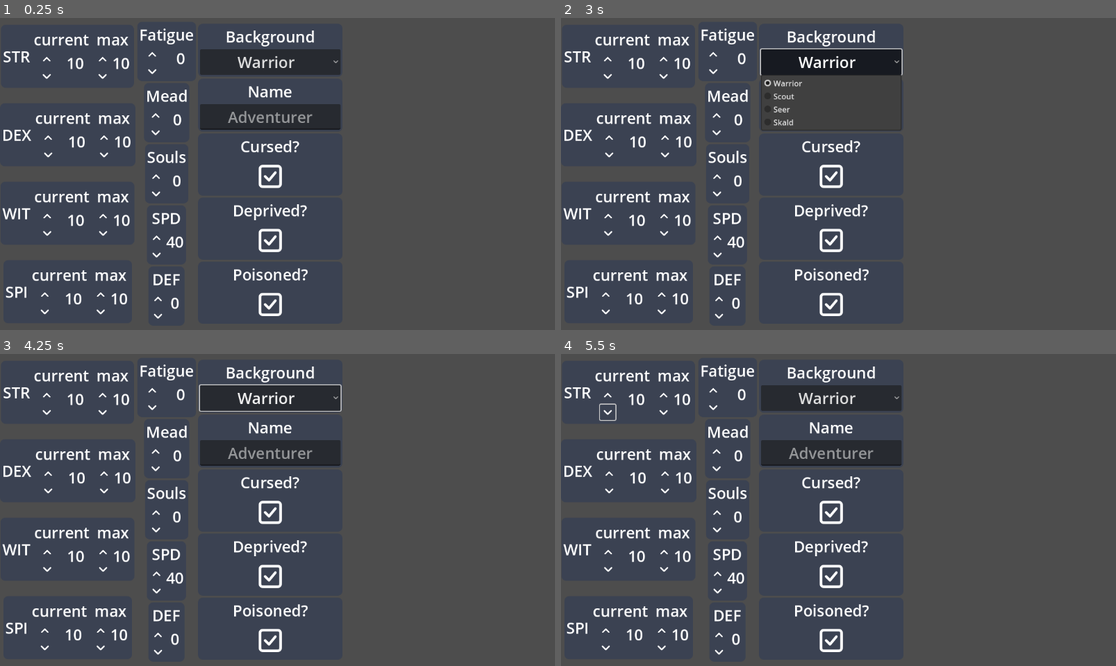
Above: before the commit, frames 1-4 (two rows, left to right).
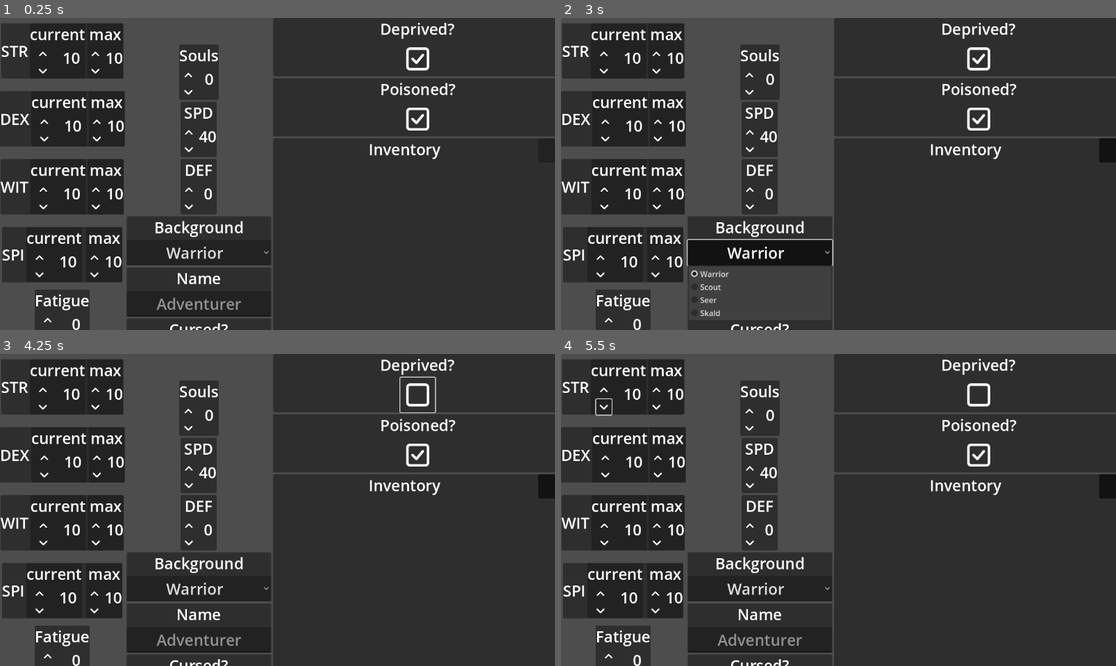
Above: after the commit, the same moments.

Repository: beardy-dev/advent-of-game-dev-2025
Game: Godot game, scene res://main.tscn
The game is run twice, just before and just after one commit, with the same random seed, the same clock (stepped at 60 frames per second) and the same inputs.
Inputs (mouse positions are in pixels of both pictures, inside the frame that each line leads up to):
- Up to frame 1 (0.25 s): no input
- Up to frame 2 (3 s): click (1110, 149) at 0.52 s; click (605, 58) at 1.27 s; click (605, 77) at 2.02 s; click "Warrior" at 2.75 s
- Up to frame 3 (4.25 s): click (416, 394) at 3.52 s
- Up to frame 4 (5.5 s): click (605, 394) at 4.27 s; click (605, 413) at 5.02 s

The runs differ from the first frame. In frame 1, 80% of the frame differs, in the area x 0-100%, y 0-100%; in frame 2, 75%; in frame 3, 80%; in frame 4, 80%.

Commit message:
attempting to fix issues with using constructors and preloading to instantiate new components

Diff:
--- a/LabeledCheckBox.tscn
+++ /dev/null
@@ -1 +0,0 @@
-[gd_scene format=3 uid="uid://bx71iepnnstmh"]
--- /dev/null
+++ b/assets/add-icon.svg
@@ -0,0 +1,12 @@
+<!DOCTYPE svg PUBLIC "-//W3C//DTD SVG 1.1//EN" "http://www.w3.org/Graphics/SVG/1.1/DTD/svg11.dtd">
+
+<!-- Uploaded to: SVG Repo, www.svgrepo.com, Transformed by: SVG Repo Mixer Tools -->
+<svg width="64px" height="64px" viewBox="0 0 24 24" xmlns="http://www.w3.org/2000/svg" fill="#ffffff" stroke="#ffffff">
+
+<g id="SVGRepo_bgCarrier" stroke-width="0"/>
+
+<g id="SVGRepo_tracerCarrier" stroke-linecap="round" stroke-linejoin="round"/>
+
+<g id="SVGRepo_iconCarrier"> <title/> <g id="Complete"> <g data-name="add" id="add-2"> <g> <line fill="none" stroke="#ffffff" stroke-linecap="round" stroke-linejoin="round" stroke-width="2" x1="12" x2="12" y1="19" y2="5"/> <line fill="none" stroke="#ffffff" stroke-linecap="round" stroke-linejoin="round" stroke-width="2" x1="5" x2="19" y1="12" y2="12"/> </g> </g> </g> </g>
+
+</svg>
--- /dev/null
+++ b/components/InventoryComponent/InventoryComponent.tscn
@@ -0,0 +1,53 @@
+[gd_scene load_steps=4 format=3 uid="uid://p0atvmt7l3fd"]
+
+[ext_resource type="Script" path="res://components/InventoryComponent/script_InventoryComponent.gd" id="1_evvcv"]
+
+[node name="InventoryComponent" type="PanelContainer"]
+custom_minimum_size = Vector2(600, 400)
+offset_right = 800.0
+offset_bottom = 400.0
+size_flags_horizontal = 3
+size_flags_vertical = 3
+script = ExtResource("1_evvcv")
+
+[node name="VBoxContainer" type="VBoxContainer" parent="."]
+layout_mode = 2
+
+[node name="HeaderContainer" type="HBoxContainer" parent="VBoxContainer"]
+layout_mode = 2
+alignment = 1
+
+[node name="ItemTypePopUpMenu" type="PopupMenu" parent="VBoxContainer/HeaderContainer"]
+title = "Item Types"
+position = Vector2i(700, 50)
+always_on_top = true
+extend_to_title = true
+keep_title_visible = true
+allow_search = false
+item_count = 1
+item_0/text = "Weapon"
+item_0/id = 0
+
+[node name="Title" type="Label" parent="VBoxContainer/HeaderContainer"]
+layout_mode = 2
+size_flags_horizontal = 3
+size_flags_vertical = 1
+theme_override_font_sizes/font_size = 32
+text = "Inventory"
+horizontal_alignment = 1
+
+[node name="AddItemButton" type="Button" parent="VBoxContainer/HeaderContainer"]
+custom_minimum_size = Vector2(50, 50)
+layout_mode = 2
+size_flags_horizontal = 8
+size_flags_vertical = 4
+toggle_mode = true
+
+[node name="InventoryScrollContainer" type="ScrollContainer" parent="VBoxContainer"]
+layout_mode = 2
+size_flags_vertical = 3
+
+[node name="InventoryContainer" type="VBoxContainer" parent="VBoxContainer/InventoryScrollContainer"]
+layout_mode = 2
+size_flags_horizontal = 3
+size_flags_vertical = 3
--- /dev/null
+++ b/components/InventoryComponent/ItemComponents/WeaponItemComponent/WeaponItemComponent.tscn
@@ -0,0 +1,44 @@
+[gd_scene load_steps=4 format=3 uid="uid://b22haw1i81yue"]
+
+[ext_resource type="PackedScene" uid="uid://yi7uyitodo6e" path="res://components/OptionPicker/OptionPicker.tscn" id="1_0xhmg"]
+[ext_resource type="PackedScene" uid="uid://jgpicb83tm8y" path="res://components/LabeledTextField/LabeledTextField.tscn" id="2_gka02"]
+
+[node name="WeaponItemComponent" type="PanelContainer"]
+custom_minimum_size = Vector2(350, 50)
+size_flags_horizontal = 3
+
+[node name="HBoxContainer" type="HBoxContainer" parent="."]
+layout_mode = 2
+
+[node name="Weapon" parent="HBoxContainer" instance=ExtResource("2_gka02")]
+custom_minimum_size = Vector2(150, 50)
+layout_mode = 2
+size_flags_horizontal = 4
+size_flags_vertical = 4
+titleText = "Weapon"
+textSize = 24
+
+[node name="Damage" parent="HBoxContainer" instance=ExtResource("2_gka02")]
+custom_minimum_size = Vector2(150, 50)
+layout_mode = 2
+size_flags_horizontal = 4
+size_flags_vertical = 4
+titleText = "Damage"
+textSize = 24
+
+[node name="Burden" parent="HBoxContainer" instance=ExtResource("1_0xhmg")]
+custom_minimum_size = Vector2(150, 50)
+layout_mode = 2
+size_flags_horizontal = 4
+size_flags_vertical = 4
+titleText = "Burden"
+options = ["small", "normal", "bulky"]
+textSize = 24
+
+[node name="Notes" parent="HBoxContainer" instance=ExtResource("2_gka02")]
+custom_minimum_size = Vector2(150, 50)
+layout_mode = 2
+size_flags_horizontal = 3
+size_flags_vertical = 4
+titleText = "Notes"
+textSize = 24
--- /dev/null
+++ b/components/InventoryComponent/script_InventoryComponent.gd
@@ -0,0 +1,35 @@
+class_name InventoryComponent
+extends PanelContainer
+
+var id: int
+
+@onready var addItemButton: Button = $VBoxContainer/HeaderContainer/AddItemButton
+@onready var itemPopUpMenu: PopupMenu = $VBoxContainer/HeaderContainer/ItemTypePopUpMenu
+@onready var inventory: VBoxContainer = $VBoxContainer/InventoryScrollContainer/InventoryContainer
+
+# Called when the node enters the scene tree for the first time.
+func _ready():
+	addItemButton.button_up.connect(_on_add_item_button_press.bind())
+	itemPopUpMenu.index_pressed.connect(_on_item_menu_index_pressed.bind())
+	pass # Replace with function body.
+
+
+# Called every frame. 'delta' is the elapsed time since the previous frame.
+func _process(_delta):
+	pass
+
+func _on_add_item_button_press():
+	itemPopUpMenu.show()
+	pass
+
+func _on_item_menu_index_pressed(index: int):
+	if index == 0:
+		var weaponItemScene = load("res://components/InventoryComponent/ItemComponents/WeaponItemComponent/WeaponItemComponent.tscn")
+		inventory.add_child(weaponItemScene.instantiate())
+	pass
+
+
+# static func constructor() -> InventoryComponent:
+# 	var obj = load("res://components/InventoryComponent/InventoryComponent.tscn").instantiate()
+# 	obj.id = ResourceUID.create_id()
+# 	return obj
--- a/components/LabeledCheckBox/LabeledCheckBox.tscn
+++ b/components/LabeledCheckBox/LabeledCheckBox.tscn
@@ -1,12 +1,10 @@
 [gd_scene load_steps=5 format=3 uid="uid://dpm4o66bh4pt8"]
 
-[ext_resource type="StyleBox" uid="uid://d3t7cf67yjfb5" path="res://themes/main_theme/main_theme_style_box.tres" id="1_pm6yv"]
 [ext_resource type="Texture2D" uid="uid://cjeml1vfvxix8" path="res://assets/checkbox-checked.svg" id="2_daw7o"]
 [ext_resource type="Script" path="res://components/LabeledCheckBox/script_LabeledCheckBox.gd" id="2_vf364"]
 [ext_resource type="Texture2D" uid="uid://x63f3k0j5k6l" path="res://assets/checkbox-unchecked.svg" id="3_bn5p3"]
 
 [node name="LabeledCheckBox" type="PanelContainer"]
-theme_override_styles/panel = ExtResource("1_pm6yv")
 script = ExtResource("2_vf364")
 
 [node name="VBoxContainer" type="VBoxContainer" parent="."]
--- a/components/LabeledCheckBox/script_LabeledCheckBox.gd
+++ b/components/LabeledCheckBox/script_LabeledCheckBox.gd
@@ -1,7 +1,5 @@
 class_name LabeledCheckbox
 extends PanelContainer
-
-const self_scene = preload("res://components/LabeledCheckBox/LabeledCheckBox.tscn")
 
 var id: int
 
@@ -20,12 +18,5 @@
 
 
 # Called every frame. 'delta' is the elapsed time since the previous frame.
-func _process(delta):
+func _process(_delta):
 	pass
-
-static func constructor(title: String, value: bool) -> LabeledCheckbox:
-	var obj = self_scene.instantiate()
-	obj.titleText = title
-	obj.checked = value
-	obj.id = ResourceUID.create_id()
-	return obj
--- a/components/LabeledTextField/LabeledTextField.tscn
+++ b/components/LabeledTextField/LabeledTextField.tscn
@@ -1,11 +1,9 @@
 [gd_scene load_steps=3 format=3 uid="uid://jgpicb83tm8y"]
 
-[ext_resource type="StyleBox" uid="uid://d3t7cf67yjfb5" path="res://themes/main_theme/main_theme_style_box.tres" id="1_xx5gn"]
 [ext_resource type="Script" path="res://components/LabeledTextField/script_LabeledTextField.gd" id="2_yb1wd"]
 
 [node name="LabeledTextField" type="PanelContainer"]
 custom_minimum_size = Vector2(300, 100)
-theme_override_styles/panel = ExtResource("1_xx5gn")
 script = ExtResource("2_yb1wd")
 
 [node name="VBoxContainer" type="VBoxContainer" parent="."]
--- a/components/LabeledTextField/script_LabeledTextField.gd
+++ b/components/LabeledTextField/script_LabeledTextField.gd
@@ -1,10 +1,9 @@
 class_name LabeledTextField
 extends PanelContainer
 
-const self_scene = preload("res://components/LabeledTextField/LabeledTextField.tscn")
-
-var titleText: String
-var placeHolderText: String
+@export var titleText: String
+@export var placeHolderText: String
+@export var textSize: int
 var value: String
 
 var id: int
@@ -18,17 +17,13 @@
 	titleLabel.text = titleText
 	textBox.placeholder_text = placeHolderText
 	textBox.text = value
+
+	if textSize:
+		titleLabel.add_theme_font_size_override("font_size", textSize)
+		textBox.add_theme_font_size_override("font_size", textSize)
 	pass
 
 
 # Called every frame. 'delta' is the elapsed time since the previous frame.
-func _process(delta):
+func _process(_delta):
 	pass
-
-static func constructor(title: String, placeHolder: String, text: String) -> LabeledTextField:
-	var obj: LabeledTextField = self_scene.instantiate()
-	obj.id = ResourceUID.create_id()
-	obj.titleText = title
-	obj.placeHolderText = placeHolder
-	obj.value = text
-	return obj
--- a/components/OptionPicker/OptionPicker.tscn
+++ b/components/OptionPicker/OptionPicker.tscn
@@ -1,6 +1,5 @@
 [gd_scene load_steps=3 format=3 uid="uid://yi7uyitodo6e"]
 
-[ext_resource type="StyleBox" uid="uid://d3t7cf67yjfb5" path="res://themes/main_theme/main_theme_style_box.tres" id="1_qtrsu"]
 [ext_resource type="Script" path="res://components/OptionPicker/script_OptionPicker.gd" id="2_x4dny"]
 
 [node name="OptionPicker" type="PanelContainer"]
@@ -11,7 +10,6 @@
 offset_bottom = -546.0
 grow_horizontal = 2
 grow_vertical = 2
-theme_override_styles/panel = ExtResource("1_qtrsu")
 script = ExtResource("2_x4dny")
 
 [node name="VBoxContainer" type="VBoxContainer" parent="."]
--- a/components/OptionPicker/script_OptionPicker.gd
+++ b/components/OptionPicker/script_OptionPicker.gd
@@ -1,11 +1,10 @@
 class_name OptionPicker
 extends PanelContainer
 
-const self_scene = preload("res://components/OptionPicker/OptionPicker.tscn")
-
 var id: int
-var titleText: String
-var options: Array
+@export var titleText: String
+@export var options: Array
+@export var textSize: int
 
 @onready var titleLabel: Label = $VBoxContainer/Title
 @onready var optionButton: OptionButton = $VBoxContainer/OptionButton
@@ -13,18 +12,13 @@
 # Called when the node enters the scene tree for the first time.
 func _ready():
 	titleLabel.text = titleText
+	if textSize:
+		titleLabel.add_theme_font_size_override("font_size",textSize)
+		optionButton.add_theme_font_size_override("font_size", textSize)
 	for i in range(options.size()):
 		optionButton.add_item(options[i], i+1)
 
 
 # Called every frame. 'delta' is the elapsed time since the previous frame.
-func _process(delta):
+func _process(_delta):
 	pass
-
-
-static func constructor(title: String = "Options", opt: Array = []) -> OptionPicker:
-	var obj: OptionPicker = self_scene.instantiate()
-	obj.id = ResourceUID.create_id()
-	obj.titleText = title
-	obj.options = opt
-	return obj
--- a/components/minMaxValueControlPanel/minMaxValueControlPanel.tscn
+++ b/components/minMaxValueControlPanel/minMaxValueControlPanel.tscn
@@ -1,6 +1,5 @@
 [gd_scene load_steps=4 format=3 uid="uid://c3ktq1b5b5p3s"]
 
-[ext_resource type="StyleBox" uid="uid://d3t7cf67yjfb5" path="res://themes/main_theme/main_theme_style_box.tres" id="1_y5gmc"]
 [ext_resource type="PackedScene" uid="uid://cb8douuben3ta" path="res://components/statNumberChanger/statNumberChanger.tscn" id="2_3ebc2"]
 [ext_resource type="Script" path="res://components/minMaxValueControlPanel/script_minMaxValueControlPanel.gd" id="2_wt1l0"]
 
@@ -20,7 +19,6 @@
 grow_vertical = 2
 size_flags_horizontal = 6
 size_flags_vertical = 6
-theme_override_styles/panel = ExtResource("1_y5gmc")
 script = ExtResource("2_wt1l0")
 
 [node name="HBoxContainer" type="HBoxContainer" parent="."]
--- a/components/minMaxValueControlPanel/script_minMaxValueControlPanel.gd
+++ b/components/minMaxValueControlPanel/script_minMaxValueControlPanel.gd
@@ -1,7 +1,5 @@
 class_name MinMaxValueControlPanel
 extends PanelContainer
-
-const self_scene = preload("res://components/minMaxValueControlPanel/minMaxValueControlPanel.tscn")
 
 var maxStatValue: int = 10
 var currentStatValue: int = 10
@@ -30,14 +28,3 @@
 		currentStatValue = value
 	elif stat == "max":
 		maxStatValue = value
-
-
-
-# instantiates a StatControl object with a specified ID to return to other controls
-static func constructor(label: String = "Stat", currentVal: int = 10, maxVal: int = 10) -> MinMaxValueControlPanel:
-	var obj = self_scene.instantiate()
-	obj.id = ResourceUID.create_id()
-	obj.statName = label
-	obj.currentStatValue = currentVal
-	obj.maxStatValue = maxVal
-	return obj
--- a/components/statNumberChanger/script_statNumberChanger.gd
+++ b/components/statNumberChanger/script_statNumberChanger.gd
@@ -1,7 +1,5 @@
 class_name StatNumberChanger
 extends PanelContainer
-
-const self_scene = preload("res://components/statNumberChanger/statNumberChanger.tscn")
 
 var id: int
 
@@ -23,7 +21,7 @@
 
 
 # Called every frame. 'delta' is the elapsed time since the previous frame.
-func _process(delta):
+func _process(_delta):
 	statValueLabel.text = String.num_int64(statValue)
 
 func _on_increment_button_up():
@@ -33,10 +31,3 @@
 func _on_decrement_button_up():
 	self.statValue -= 1
 	statValueUpdated.emit(statText, statValue)
-
-static func constructor(text: String, value: int) -> StatNumberChanger:
-	var obj: StatNumberChanger = self_scene.instantiate()
-	obj.id = ResourceUID.create_id()
-	obj.statText = text
-	obj.statValue = value
-	return obj
--- a/components/statNumberChanger/statNumberChanger.tscn
+++ b/components/statNumberChanger/statNumberChanger.tscn
@@ -1,6 +1,5 @@
 [gd_scene load_steps=5 format=3 uid="uid://cb8douuben3ta"]
 
-[ext_resource type="StyleBox" uid="uid://d3t7cf67yjfb5" path="res://themes/main_theme/main_theme_style_box.tres" id="1_84p6h"]
 [ext_resource type="Script" path="res://components/statNumberChanger/script_statNumberChanger.gd" id="2_ao5vi"]
 [ext_resource type="Texture2D" uid="uid://bur7vowo002by" path="res://assets/up_chevron.svg" id="3_1gw27"]
 [ext_resource type="Texture2D" uid="uid://cxonrb1l8ugmo" path="res://assets/down_chevron.svg" id="4_6qxtu"]
@@ -16,7 +15,6 @@
 grow_vertical = 2
 size_flags_horizontal = 4
 size_flags_vertical = 4
-theme_override_styles/panel = ExtResource("1_84p6h")
 script = ExtResource("2_ao5vi")
 
 [node name="VBoxContainer" type="VBoxContainer" parent="."]
--- a/icon.svg
+++ /dev/null
@@ -1 +0,0 @@
-<svg height="128" width="128" xmlns="http://www.w3.org/2000/svg"><rect x="2" y="2" width="124" height="124" rx="14" fill="#363d52" stroke="#212532" stroke-width="4"/><g transform="scale(.101) translate(122 122)"><g fill="#fff"><path d="M105 673v33q407 354 814 0v-33z"/><path d="m105 673 152 14q12 1 15 14l4 67 132 10 8-61q2-11 15-15h162q13 4 15 15l8 61 132-10 4-67q3-13 15-14l152-14V427q30-39 56-81-35-59-83-108-43 20-82 47-40-37-88-64 7-51 8-102-59-28-123-42-26 43-46 89-49-7-98 0-20-46-46-89-64 14-123 42 1 51 8 102-48 27-88 64-39-27-82-47-48 49-83 108 26 42 56 81zm0 33v39c0 276 813 276 814 0v-39l-134 12-5 69q-2 10-14 13l-162 11q-12 0-16-11l-10-65H446l-10 65q-4 11-16 11l-162-11q-12-3-14-13l-5-69z" fill="#478cbf"/><path d="M483 600c0 34 58 34 58 0v-86c0-34-58-34-58 0z"/><circle cx="725" cy="526" r="90"/><circle cx="299" cy="526" r="90"/></g><g fill="#414042"><circle cx="307" cy="532" r="60"/><circle cx="717" cy="532" r="60"/></g></g></svg>
--- a/main.gd
+++ b/main.gd
@@ -105,6 +105,10 @@
 			"checked": true
 		}
 	},
+	{
+		"type": "Inventory",
+		"props": {}
+	}
 ]
 
 # Called when the node enters the scene tree for the first time.
@@ -121,8 +125,9 @@
 			obj = initLabeledTextField(field.get("props"))
 		elif field.get("type") == "LabeledCheckbox":
 			obj = initLabeledCheckbox(field.get("props"))
+		elif field.get("type") == "Inventory":
+			obj = initInventory()
 		if obj != null:
-			ResourceUID.add_id(obj.id, obj.scene_file_path)
 			add_child(obj)
 	pass
 
@@ -130,29 +135,50 @@
 	var statName: String = props.get("statName")
 	var currentStatValue: int = props.get("currentStatValue")
 	var maxStatValue: int = props.get("maxStatValue")
-	return  MinMaxValueControlPanel.constructor(statName, currentStatValue, maxStatValue)
+	var minMaxControl = load("res://components/minMaxValueControlPanel/minMaxValueControlPanel.tscn").instantiate()
+	minMaxControl.statName = statName
+	minMaxControl.currentStatValue = currentStatValue
+	minMaxControl.maxStatValue = maxStatValue
+	return  minMaxControl
 
 func initStatNumberChanger(props: Dictionary) -> StatNumberChanger:
 	var statText: String = props.get("statText")
 	var statValue: int = props.get("statValue")
-	return StatNumberChanger.constructor(statText, statValue)
-
+	var statNumberChanger: StatNumberChanger = load("res://components/statNumberChanger/statNumberChanger.tscn").instantiate()
+	statNumberChanger.statText = statText
+	statNumberChanger.statValue = statValue
+	return statNumberChanger
 
 func initOptionPicker(props:Dictionary) -> OptionPicker:
 	var titleText: String = props.get("titleText")
 	var options: Array = props.get("options")
-	return  OptionPicker.constructor(titleText, options)
+	var optionPicker: OptionPicker = load("res://components/OptionPicker/OptionPicker.tscn").instantiate()
+	optionPicker.titleText = titleText
+	optionPicker.options = options
+	return optionPicker
 
 func initLabeledTextField(props: Dictionary) -> LabeledTextField:
 	var titleText: String = props.get("titleText")
 	var placeHolderText: String = props.get("placeHolderText")
 	var value: String = props.get("value")
-	return LabeledTextField.constructor(titleText, placeHolderText, value)
+	var labeledTextField: LabeledTextField = load("res://components/LabeledTextField/LabeledTextField.tscn").instantiate()
+	labeledTextField.titleText = titleText
+	labeledTextField.placeHolderText = placeHolderText
+	labeledTextField.value = value
+	return labeledTextField
 
 func initLabeledCheckbox(props: Dictionary) -> LabeledCheckbox:
 	var titleText: String = props.get("titleText")
 	var checked: bool = props.get("checked")
-	return LabeledCheckbox.constructor(titleText, checked)
-# Called every frame. 'delta' is the elapsed time since the previous frame.
+	var labeledTextField: LabeledCheckbox = load("res://components/LabeledCheckbox/LabeledCheckbox.tscn").instantiate()
+	labeledTextField.titleText = titleText
+	labeledTextField.checked = checked
+	return labeledTextField
+
+func initInventory():
+	var inventoryScene = load("res://components/InventoryComponent/InventoryComponent.tscn")
+	return inventoryScene.instantiate()
+
+
 func _process(_delta):
 	pass
--- a/main.tscn
+++ b/main.tscn
@@ -3,10 +3,11 @@
 [ext_resource type="Script" path="res://main.gd" id="1_1esfj"]
 
 [node name="Control" type="FlowContainer"]
-layout_direction = 2
 anchors_preset = 15
 anchor_right = 1.0
 anchor_bottom = 1.0
+offset_right = 248.0
+offset_bottom = 152.0
 grow_horizontal = 2
 grow_vertical = 2
 size_flags_horizontal = 6
--- a/project.godot
+++ b/project.godot
@@ -15,11 +15,6 @@
 config/features=PackedStringArray("4.2", "Forward Plus")
 config/icon="res://icon.svg"
 
-[editor]
-
-version_control/plugin_name="GitPlugin"
-version_control/autoload_on_startup=true
-
 [gui]
 
 theme/default_font_generate_mipmaps=true
--- a/themes/main_theme/main_theme_style_box.tres
+++ /dev/null
@@ -1,14 +0,0 @@
-[gd_resource type="StyleBoxFlat" format=3 uid="uid://d3t7cf67yjfb5"]
-
-[resource]
-content_margin_left = 4.0
-content_margin_top = 4.0
-content_margin_right = 4.0
-content_margin_bottom = 4.0
-bg_color = Color(0.231373, 0.258824, 0.321569, 1)
-border_color = Color(0, 0, 0, 1)
-border_blend = true
-corner_radius_top_left = 10
-corner_radius_top_right = 10
-corner_radius_bottom_right = 10
-corner_radius_bottom_left = 10
Not shown, changed: assets/add-icon.svg.import
